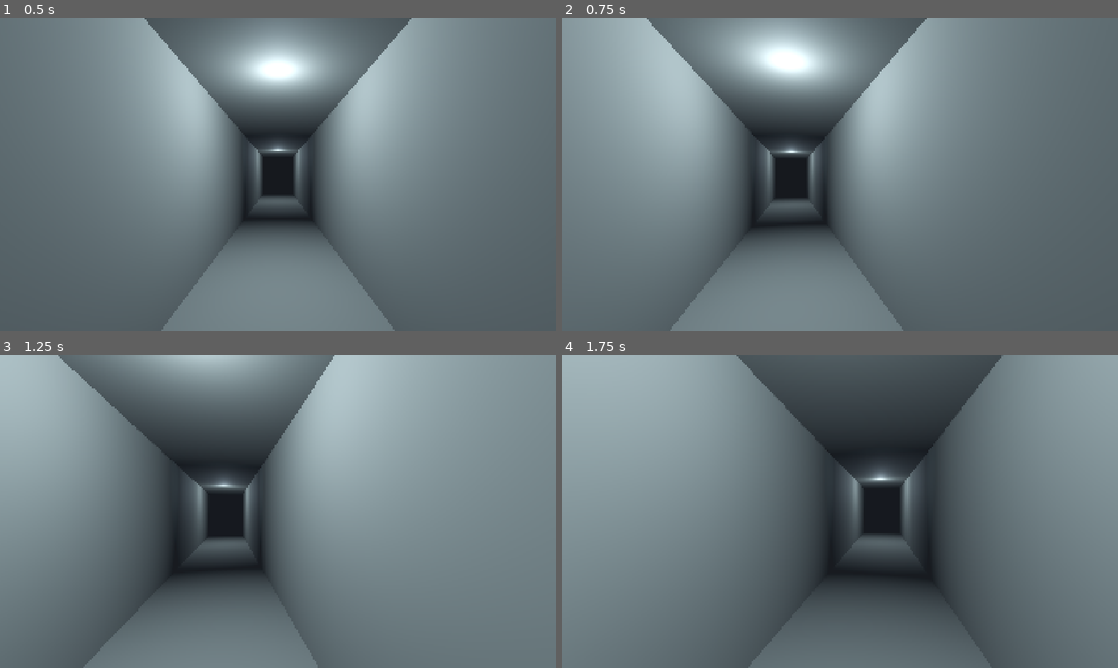
Above: before the commit, frames 1-4 (two rows, left to right).
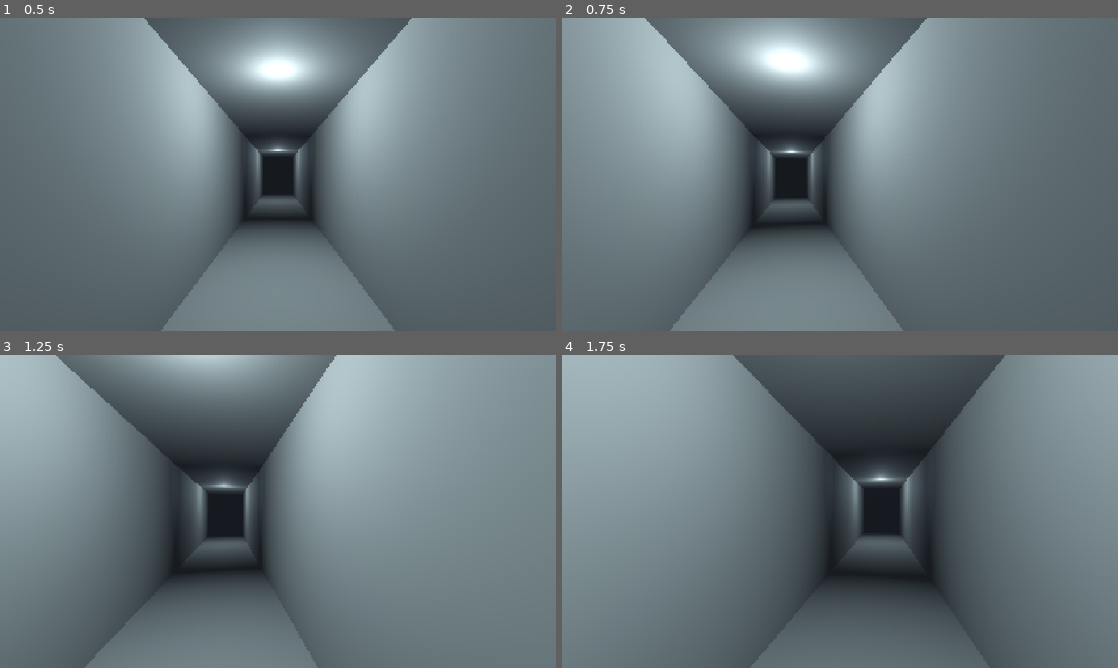
Above: after the commit, the same moments.

Repository: haruki2708/ky-tuc-xa-sau-12-gio
Game: Godot game, scene res://scenes/main/main.tscn
Same seed, same stepped clock (60 frames per second), same inputs: the game is played once before the commit and once after it.
Inputs (mouse positions are in pixels of both pictures, inside the frame that each line leads up to):
- Up to frame 1 (0.5 s): no input
- Up to frame 2 (0.75 s): tap Enter at 0.5 s; move the mouse to (867, 174) at 0.52 s; hold W (move_forward) from 0.53 s (still down); hold E (interact) from 0.53 s (still down); click (867, 174) at 0.67 s
- Up to frame 3 (1.25 s): keep holding W (move_forward); keep holding E (interact); tap Shift (sprint) at 0.8 s
- Up to frame 4 (1.75 s): keep holding W (move_forward); move the mouse to (812, 511) at 1.27 s; release E (interact) at 1.28 s; tap Shift (sprint) at 1.35 s; tap E (interact) at 1.55 s

Frame 1 is identical in both runs. In frame 2, less than 0.1% of the frame differs, in the area x 15-65%, y 0-99%; in frame 3, 0.2%; in frame 4, 0.3%, in the area x 30-80%, y 0-100%.

Commit message:
T-122: Add speed-based jittered footsteps synchronized with head bob

Diff:
--- a/game/scenes/player/player_test.tscn
+++ b/game/scenes/player/player_test.tscn
@@ -1,7 +1,7 @@
 [gd_scene load_steps=13 format=3]
 
 [ext_resource type="PackedScene" path="res://scenes/player/player.tscn" id="1_player"]
-[ext_resource type="Script" path="res://scripts/interaction/test_light_switch.gd" id="2_switch"]
+[ext_resource type="Script" path="res://scripts/interaction/demo_light_switch.gd" id="2_switch"]
 [ext_resource type="Script" path="res://scripts/player/player_test.gd" id="3_test"]
 
 [sub_resource type="BoxShape3D" id="Floor_shape"]
@@ -31,7 +31,7 @@
 [sub_resource type="Environment" id="Environment_test"]
 background_mode = 1
 background_color = Color(0.08, 0.09, 0.12, 1)
-ambient_light_source = 3
+ambient_light_source = 2
 ambient_light_color = Color(0.7, 0.75, 0.85, 1)
 ambient_light_energy = 0.5
 
--- a/game/scripts/interaction/test_light_switch.gd
+++ b/game/scripts/interaction/demo_light_switch.gd
@@ -1,5 +1,5 @@
 extends Interactable
-## Demonstration fixture for player_test.tscn.
+## Light-switch demonstration fixture for player_test.tscn.
 
 @export var light: Light3D
 
--- a/game/scripts/player/player.gd
+++ b/game/scripts/player/player.gd
@@ -1,17 +1,19 @@
 extends CharacterBody3D
 ## First-person locomotion; the root origin is at the player's feet.
 
-signal footstep(surface: StringName)
+signal footstep(surface: StringName, intensity: float)
 
 const WALK_SPEED: float = 2.2
 const SPRINT_SPEED: float = 3.6
-const STEP_DISTANCE: float = 0.7
 
 @export var mouse_sensitivity: float = 0.002
 @export var acceleration: float = 12.0
 @export var deceleration: float = 16.0
 @export var head_bob_enabled: bool = true
 @export var head_bob_amplitude: float = 0.018
+@export_range(0.1, 3.0, 0.01) var walk_step_length: float = 1.1
+@export_range(0.1, 3.0, 0.01) var sprint_step_length: float = 1.4
+@export_range(0.0, 0.06, 0.001) var step_length_variation: float = 0.06
 
 @onready var head: Node3D = $Head
 @onready var camera: Camera3D = $Head/Camera3D
@@ -20,13 +22,15 @@
 var _target: Interactable
 var _focus_id: int = 0
 var _focus_key: String = ""
-var _step_distance: float = 0.0
-var _bob_phase: float = 0.0
+var _step_progress: float = 0.0
+var _step_scale: float = 1.0
+var _step_rng: RandomNumberGenerator = RandomNumberGenerator.new()
 var _mouse_captured: bool = false
 
 
 func _ready() -> void:
 	_set_mouse_captured(true)
+	_step_scale = _next_step_scale()
 
 
 func _set_mouse_captured(captured: bool) -> void:
@@ -87,18 +91,37 @@
 	displacement.y = 0.0
 	var distance: float = displacement.length() if was_grounded and is_on_floor() else 0.0
 	if not is_on_floor():
-		_step_distance = 0.0
-	_step_distance += distance
-	while _step_distance >= STEP_DISTANCE:
-		_step_distance -= STEP_DISTANCE
-		footstep.emit(_floor_surface())
+		_step_progress = 0.0
+	var horizontal_speed: float = Vector2(velocity.x, velocity.z).length()
+	var base_length: float = _step_length_at_speed(horizontal_speed)
+	var remaining_distance: float = distance
+	# Progress is shared by sound and bob, including speed changes and per-step jitter.
+	while remaining_distance > 0.0:
+		var step_length: float = base_length * _step_scale
+		var distance_to_step: float = (1.0 - _step_progress) * step_length
+		if remaining_distance < distance_to_step:
+			_step_progress += remaining_distance / step_length
+			break
+		remaining_distance -= distance_to_step
+		_step_progress = 0.0
+		_step_scale = _next_step_scale()
+		footstep.emit(_floor_surface(), clampf(horizontal_speed / SPRINT_SPEED, 0.0, 1.0))
 	if head_bob_enabled and distance > 0.0001:
-		_bob_phase += distance * TAU / STEP_DISTANCE
-		camera.position.y = sin(_bob_phase) * head_bob_amplitude
+		camera.position.y = sin(_step_progress * TAU) * head_bob_amplitude
 	elif head_bob_enabled:
 		camera.position.y = move_toward(camera.position.y, 0.0, delta * 0.1)
 	else:
 		camera.position.y = 0.0
+
+
+func _step_length_at_speed(speed: float) -> float:
+	var blend: float = clampf((speed - WALK_SPEED) / (SPRINT_SPEED - WALK_SPEED), 0.0, 1.0)
+	return maxf(0.1, lerpf(walk_step_length, sprint_step_length, blend))
+
+
+func _next_step_scale() -> float:
+	var variation: float = clampf(step_length_variation, 0.0, 0.06)
+	return _step_rng.randf_range(1.0 - variation, 1.0 + variation)
 
 
 func _floor_surface() -> StringName:
--- a/game/tests/player/test_player.gd
+++ b/game/tests/player/test_player.gd
@@ -16,6 +16,8 @@
 var floor_body: StaticBody3D
 var focus_events: Array[String] = []
 var steps: Array[StringName] = []
+var step_intensities: Array[float] = []
+var step_positions: Array[Vector3] = []
 var previous_mouse_mode: Input.MouseMode
 
 
@@ -23,10 +25,11 @@
 	previous_mouse_mode = Input.mouse_mode
 	world = Node3D.new()
 	tree.root.add_child(world)
-	floor_body = _body(Vector3(30, 0.2, 30), Vector3(0, -0.1, 0))
+	floor_body = _body(Vector3(120, 0.2, 120), Vector3(0, -0.1, 0))
 	player = PLAYER_SCENE.instantiate() as PlayerController
 	player.position = Vector3(0, 0.5, 0)
 	player.head_bob_enabled = false
+	player._step_rng.seed = 122
 	world.add_child(player)
 	EventBus.interaction_focus_changed.connect(_record_focus)
 	player.footstep.connect(_record_step)
@@ -45,8 +48,10 @@
 	focus_events.append(key)
 
 
-func _record_step(surface: StringName) -> void:
+func _record_step(surface: StringName, intensity: float) -> void:
 	steps.append(surface)
+	step_intensities.append(intensity)
+	step_positions.append(player.global_position)
 
 
 func _ticks(count: int) -> void:
@@ -223,13 +228,14 @@
 	Input.action_press("move_forward")
 	await _ticks(70)
 	var distance: float = Vector2(player.position.x - start.x, player.position.z - start.z).length()
-	assert_eq(steps.size(), int(floorf(distance / 0.7)), "one step per 0.7 meters")
+	assert_true(steps.size() >= int(floorf(distance / (1.1 * 1.06))), "walk steps within longest stride bound")
+	assert_true(steps.size() <= int(floorf(distance / (1.1 * 0.94))), "walk steps within shortest stride bound")
 	assert_true(steps.size() > 0, "walking produces steps")
 	for surface: StringName in steps:
 		assert_eq(surface, &"wood", "surface metadata")
 	floor_body.remove_meta("surface")
 	steps.clear()
-	await _ticks(30)
+	await _ticks(40)
 	assert_true(steps.size() > 0, "walking continues")
 	for surface: StringName in steps:
 		assert_eq(surface, &"concrete", "default surface")
@@ -251,6 +257,124 @@
 	await _ticks(30)
 	assert_false(player.is_on_floor(), "still airborne")
 	assert_eq(steps.size(), 0, "air movement does not produce steps")
+
+
+func test_steady_walk_five_seconds_cadence_and_intensity() -> void:
+	await _ticks(60)
+	Input.action_press("move_forward")
+	await _ticks(30)
+	steps.clear()
+	step_intensities.clear()
+	await _ticks(5 * Engine.physics_ticks_per_second)
+	assert_true(steps.size() >= 9 and steps.size() <= 11, "five seconds walking: 9-11 steps, got %d" % steps.size())
+	for intensity: float in step_intensities:
+		assert_true(absf(intensity - 2.2 / 3.6) < 0.001, "walking intensity approximately 0.61, below sprint")
+		assert_true(intensity >= 0.0 and intensity <= 1.0, "intensity bounded")
+
+
+func test_steady_sprint_five_seconds_cadence_and_intensity() -> void:
+	await _ticks(60)
+	Input.action_press("move_forward")
+	Input.action_press("sprint")
+	await _ticks(30)
+	steps.clear()
+	step_intensities.clear()
+	await _ticks(5 * Engine.physics_ticks_per_second)
+	assert_true(steps.size() >= 12 and steps.size() <= 14, "five seconds sprinting: 12-14 steps, got %d" % steps.size())
+	for intensity: float in step_intensities:
+		assert_true(is_equal_approx(intensity, 1.0), "sprint intensity is 1, above walking")
+		assert_true(intensity >= 0.0 and intensity <= 1.0, "intensity bounded")
+
+
+func _simulate_ground_distance(speed: float, distance: float) -> void:
+	# Fine distance increments remove 60 Hz quantization from stride-bound checks.
+	# The existing grounded body supplies the same surface query as normal physics.
+	player.velocity = Vector3(speed, 0, 0)
+	for index: int in int(roundf(distance / 0.001)):
+		var previous: Vector3 = player.global_position
+		player.position.x += 0.001
+		player._update_steps_and_bob(previous, true, 0.001 / speed)
+
+
+func test_stride_jitter_stays_within_six_percent_at_walk_and_sprint() -> void:
+	await _ticks(60)
+	player.set_physics_process(false)
+	for speed: float in [2.2, 3.6]:
+		player.position.x = 0.0
+		player._step_progress = 0.0
+		player._step_rng.seed = 122
+		player._step_scale = player._next_step_scale()
+		step_positions.clear()
+		_simulate_ground_distance(speed, 20.0)
+		assert_true(step_positions.size() >= 12, "enough strides to measure variation")
+		var base_length: float = 1.1 if speed == 2.2 else 1.4
+		var previous_x: float = 0.0
+		var shortest: float = INF
+		var longest: float = 0.0
+		for position: Vector3 in step_positions:
+			var stride: float = position.x - previous_x
+			previous_x = position.x
+			assert_true(stride >= base_length * 0.94 - 0.002, "stride lower bound, 2 mm sampling tolerance")
+			assert_true(stride <= base_length * 1.06 + 0.002, "stride upper bound, 2 mm sampling tolerance")
+			shortest = minf(shortest, stride)
+			longest = maxf(longest, stride)
+		assert_true(longest - shortest > 0.02, "successive strides are not identical")
+
+
+func test_stride_interpolates_during_speed_changes_and_honors_exports() -> void:
+	await _ticks(60)
+	player.set_physics_process(false)
+	player.step_length_variation = 0.0
+	player._step_scale = 1.0
+	for speed: float in [2.2, 2.9, 3.6, 2.9, 2.2]:
+		player.position.x = 0.0
+		player._step_progress = 0.0
+		step_positions.clear()
+		_simulate_ground_distance(speed, 3.0)
+		var expected: float = 1.25
+		if speed == 2.2:
+			expected = 1.1
+		elif speed == 3.6:
+			expected = 1.4
+		assert_true(step_positions.size() >= 2, "at least two steps")
+		if step_positions.size() >= 2:
+			assert_true(absf(step_positions[1].x - step_positions[0].x - expected) < 0.002, "interpolated physical stride")
+	player.walk_step_length = 0.8
+	player.sprint_step_length = 1.0
+	player.position.x = 0.0
+	player._step_progress = 0.0
+	step_positions.clear()
+	_simulate_ground_distance(2.9, 2.0)
+	assert_true(step_positions.size() >= 2, "custom exports produce steps")
+	if step_positions.size() >= 2:
+		assert_true(absf(step_positions[1].x - step_positions[0].x - 0.9) < 0.002, "exported lengths affect intermediate stride")
+	step_intensities.clear()
+	_simulate_ground_distance(7.2, 2.0)
+	assert_true(not step_intensities.is_empty(), "overspeed produces a step")
+	for intensity: float in step_intensities:
+		assert_eq(intensity, 1.0, "overspeed intensity clamps to 1")
+
+
+func test_bob_cycles_stay_with_steps_through_speed_changes() -> void:
+	await _ticks(60)
+	player.set_physics_process(false)
+	player.head_bob_enabled = true
+	var cycles: int = 0
+	var previous_y: float = 0.0
+	for speed: float in [2.2, 2.9, 3.6, 2.9, 2.2]:
+		player.velocity = Vector3(speed, 0, 0)
+		for index: int in 180:
+			var before: Vector3 = player.global_position
+			var step_count: int = steps.size()
+			player.position.x += speed / 60.0
+			player._update_steps_and_bob(before, true, 1.0 / 60.0)
+			var crossed: bool = previous_y < 0.0 and player.camera.position.y >= 0.0
+			if crossed:
+				cycles += 1
+			assert_eq(steps.size() > step_count, crossed, "each bob wrap coincides with a footstep")
+			previous_y = player.camera.position.y
+	assert_eq(cycles, steps.size(), "one bob cycle per emitted step")
+	assert_true(cycles > 20, "exercise many jittered steps and speed transitions")
 
 
 func test_mouse_look_clamped_and_pause_toggles_capture() -> void:
@@ -287,6 +411,8 @@
 	var scene: PackedScene = load("res://scenes/player/player_test.tscn")
 	var demo: Node3D = scene.instantiate()
 	world.add_child(demo)
+	var environment: WorldEnvironment = demo.get_node("WorldEnvironment")
+	assert_eq(environment.environment.ambient_light_source, Environment.AMBIENT_SOURCE_COLOR, "demo boxes receive ambient color")
 	await _ticks(60)
 	var label: Label = demo.get_node("Debug/Prompt")
 	var lamp: OmniLight3D = demo.get_node("Lamp")
Renamed: game/scripts/interaction/test_light_switch.gd.uid -> game/scripts/interaction/demo_light_switch.gd.uid
